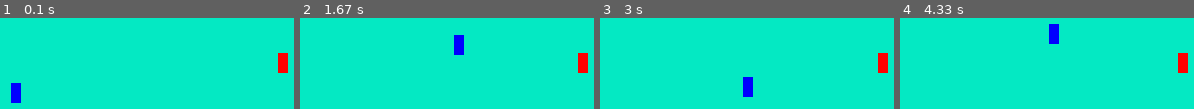
Above: before the commit, frames 1-4 (left to right).
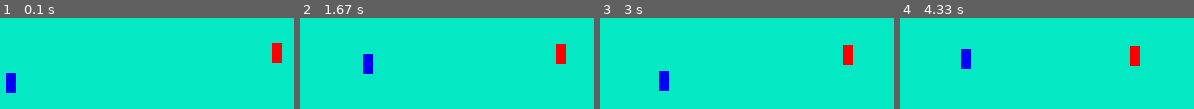
Above: after the commit, the same moments.

Repository: matan515/gameWhitYoval
Game: pygame game, started from main.py
The game is run twice, just before and just after one commit, with the same random seed, the same clock (stepped at 60 frames per second) and the same inputs.
Inputs:
- Up to frame 1 (0.1 s): no input
- Up to frame 2 (1.67 s): hold Space 0.33-0.8 s; hold D 0.33-0.8 s; hold D 0.83-1.3 s; hold W 1.33-1.63 s
- Up to frame 3 (3 s): hold D 1.67-2.13 s; hold A 2.17-2.7 s; hold S from 2.73 s (still down)
- Up to frame 4 (4.33 s): release S at 3.03 s; hold A 3.07-3.47 s; hold W 3.5-3.87 s; hold D from 3.9 s (still down)

The runs differ from the first frame. In frame 1, 2.3% of the frame differs, in the area x 2-98%, y 27-94%; in frame 2, 3.0%, in the area x 21-98%, y 18-62%; in frame 3, 3.0%; in frame 4, 3.0%.

Commit message:
adding update to enemy and working with constants for graphics

Diff:
--- a/Constants.py
+++ b/Constants.py
@@ -1,3 +1,11 @@
 FPS = 60
 WINDOW_WIDTH = 700
 WINDOW_HEIGHT = 300
+class Graphics:
+    BACKGROUND_COLOR = (4, 233, 195)
+    PLAYER_WIDTH = 10
+    PLAYER_HEIGHT = 20
+    PLAYER_COLOR = (0, 0, 255)
+    ENEMY_WIDTH = 10
+    ENEMY_HEIGHT = 20
+    ENEMY_COLOR = (255, 0, 0)
--- a/Enemy.py
+++ b/Enemy.py
@@ -1,6 +1,7 @@
 import Player
 import random
 import Utils.Vector as Vector
+import Constants as Const
 
 
 class Enemy(Player.Player):
@@ -8,21 +9,23 @@
     def __init__(self):
         super().__init__()
         self.pos = Vector.Vector(500, random.randint(50, 250))
-
-    def __str__(self):
-        return str(self.health) + " " + str(self.stamina)
+        self.max_speed = 10
 
     def take_damage(self, damage=100):
         self.health -= damage
 
     def punch(self, player):
         if self.punch_cooldown <= 0:
-            self.punch_cooldown += 120
+            self.punch_cooldown += 5
             player.take_damage()
+            print("Enemy21:  Punching", player.health)
 
     def update(self, player):
-        self.punch_cooldown -= 1
-        self.pos += (player.pos - self.pos).set_distance(min(self.range, (player.pos - self.pos).distance))
+        self.punch_cooldown -= 1/Const.FPS
+        movement = Vector.Vector.from_polar(min(self.max_speed, (player.pos - self.pos).distance) / Const.FPS, (player.pos - self.pos).angle)
+        print("Enemy25: ", (player.pos - self.pos).distance, self.range)
+        if bool(movement):
+            self.pos = self.pos + movement
 
-        if player.pos - self.pos < self.range:
+        if (player.pos - self.pos).distance <= self.range:
             self.punch(player)
--- a/EntityContainer.py
+++ b/EntityContainer.py
@@ -20,8 +20,10 @@
 
         for enemy in self.enemies:
             if enemy.health <= 0:
-                print(str(self.enemies[0]))
-                self.enemies.remove(self.enemies.index(enemy))
+                print("EntityContainer23: ", str(enemy))
+                self.enemies.remove(enemy)
+            else:
+                enemy.update(self.player)
 
     def is_enemies_dead(self):
         if len(self.enemies) == 0:
--- a/Graphics/Graphics.py
+++ b/Graphics/Graphics.py
@@ -1,4 +1,6 @@
+import math
 import pygame as pg
+from Constants import Graphics as GraphicConst
 import Constants as Const
 
 class Graphics:
@@ -6,12 +8,34 @@
         self.win = pg.display.set_mode((Const.WINDOW_WIDTH, Const.WINDOW_HEIGHT))
         pg.display.set_caption("You VS x kids")
 
+    def draw_sector(self, color, center, radius, start_angle, end_angle):
+        temp = pg.Surface((radius * 2, radius * 2), pg.SRCALPHA)
+
+        # draw full circle
+        pg.draw.circle(temp, color, (radius, radius), radius)
+
+        # build mask polygon
+        points = [(radius, radius)]
+
+        for angle in range(start_angle, end_angle + 1):
+            rad = math.radians(angle)
+            x = radius + radius * math.cos(rad)
+            y = radius + radius * math.sin(rad)
+            points.append((x, y))
+
+        # remove outside
+        mask = pg.Surface((radius * 2, radius * 2), pg.SRCALPHA)
+        pg.draw.polygon(mask, (255, 255, 255), points)
+
+        temp.blit(mask, (0, 0), special_flags=pg.BLEND_RGBA_MULT)
+
+        self.win.blit(temp, (center[0] - radius, center[1] - radius))
+
     def update_window(self, game):
-        self.win.fill((4, 233, 195))
+        self.win.fill(GraphicConst.BACKGROUND_COLOR)
 
         # need to change for images
-        pg.draw.rect(self.win, (0, 0, 255), pg.Rect(game.player.pos.x, game.player.pos.y, 10, 20))
+        pg.draw.rect(self.win, (0, 0, 255), pg.Rect(game.player.pos.x - (GraphicConst.PLAYER_WIDTH // 2), game.player.pos.y - (GraphicConst.PLAYER_HEIGHT // 2), GraphicConst.PLAYER_WIDTH, GraphicConst.PLAYER_HEIGHT))
         for enemy in game.enemies:
-            pg.draw.rect(self.win, (255, 0, 0), pg.Rect(enemy.pos.x, enemy.pos.y, 10, 20))
-
+            pg.draw.rect(self.win, (255, 0, 0), pg.Rect(enemy.pos.x - (GraphicConst.ENEMY_WIDTH // 2), enemy.pos.y - (GraphicConst.ENEMY_HEIGHT // 2), GraphicConst.ENEMY_WIDTH, GraphicConst.ENEMY_HEIGHT))
         pg.display.update()
--- a/Player.py
+++ b/Player.py
@@ -6,45 +6,64 @@
 class Player:
 
     def punch(self, enemies):
-        print("PUNCHING")
-        if self.punch_cooldown <= 0 and self.stamina:
-            self.punch_cooldown = 72 - ((Const.FPS * self.stamina) / 100)
-            self.stamina -= 20
+        if self.punch_cooldown <= 0 and self.stamina >= self.punch_cost:
+            self.punch_cooldown = (6 - 5 * (self.stamina / 100))
+            print("Player11: PUNCHING", self.punch_cooldown)
+            self.stamina -= self.punch_cost
+            print("Player13: ", self)
             for enemy in enemies:
-                if (enemy.pos - self.pos).distance <= self.range and abs((enemy.pos - self.pos).angle) <= self.range_angle:
+                print("Player15: ", enemy)
+                if (enemy.pos - self.pos).distance <= self.range and abs((enemy.pos - self.pos).angle - self.direction) <= self.range_angle:
                     enemy.take_damage()
 
     def __init__(self):
-        self.health = 100
-        self.stamina = 100
-        self.max_health = 100
-        self.max_stamina = 100
-        self.pos = Vector.Vector(Const.WINDOW_WIDTH / 3, Const.WINDOW_HEIGHT / 2)
-        self.range = 10
-        self.range_angle = 45
-        self.direction = Vector.Vector.from_polar(1, 0)
-        self.punch_cooldown = 0 #in frames
-        self.keys = pygame.key.get_pressed()
+        self.max_health = 10
+        self.health = self.max_health
+        self.stamina = 0
+        self.stamina_regeneration = 2 #stamina per second
+        self.punch_cost = 20 #stamina
+        self.health_regeneration = 0.1 #health per second when stamina is full
+        self.max_stamina = 20
+        self.pos = Vector.Vector(Const.WINDOW_WIDTH / 3, Const.WINDOW_HEIGHT / 2) #pixels
+        self.range = 15 #pixels
+        self.range_angle = 45 #degrees
+        self.direction = 0
+        self.punch_cooldown = 0 #seconds
+        self.max_speed = self.max_stamina #pixel per second
 
     def take_damage(self, damage=5):
         self.health -= damage
 
     def move(self, enemies):
-        distance = self.stamina / 60
+        distance = (self.max_speed * self.stamina) / (self.max_stamina * Const.FPS)
         #movement = (D-A, S-W)
         movement = Vector.Vector(int(pgUtils.PygameUtils.is_key_held(pygame.K_d)) - int(pgUtils.PygameUtils.is_key_held(pygame.K_a)), int(pgUtils.PygameUtils.is_key_held(pygame.K_s)) - int(pgUtils.PygameUtils.is_key_held(pygame.K_w)))
         if bool(movement):
             movement.set_distance(distance)
+            self.direction = movement.angle
             self.pos += movement
-        print(pgUtils.PygameUtils.is_key_pressed(pygame.K_SPACE))
         if pgUtils.PygameUtils.is_key_pressed(pygame.K_SPACE):
             self.punch(enemies)
 
     def update(self, enemies):
-        self.punch_cooldown -= 1
-        self.stamina += 0.5
+        self.punch_cooldown -= 1/Const.FPS
+        self.stamina += self.stamina_regeneration/Const.FPS
         if self.stamina > self.max_stamina:
             self.stamina = self.max_stamina
-            self.health = min(self.health + 0.1, self.max_health)
+            self.health = min(self.health + self.health_regeneration/Const.FPS, self.max_health)
         self.move(enemies)
-        print(self.pos, self.health, self.stamina)
+
+    def __str__(self):
+        name = "max health: " + str(self.max_health)
+        name += " health: " + str(self.health)
+        name += " stamina: " + str(self.stamina)
+        name += " stamina regeneration: " + str(self.stamina_regeneration)
+        name += " punch cost: " + str(self.punch_cost)
+        name += " health regeneration: " + str(self.health_regeneration)
+        name += " max stamina: " + str(self.max_stamina)
+        name += " pos: " + str(self.pos)
+        name += " range: " + str(self.range)
+        name += " range angle: " + str(self.range_angle)
+        name += " direction: " + str(self.direction)
+        name += " punch cooldown: " + str(self.punch_cooldown)
+        return name
--- a/Utils/Vector.py
+++ b/Utils/Vector.py
@@ -20,7 +20,7 @@
         return Vector(self.x - other.x, self.y - other.y)
 
     def __str__(self):
-        return str(self.x) + " " + str(self.y)
+        return "x: " + str(self.x) + " y: " + str(self.y) + " distance: " + str(self.distance) + " angle: " + str(self.angle)
 
     def __bool__(self):
         return bool(self.distance)
--- a/main.py
+++ b/main.py
@@ -9,6 +9,7 @@
 import Utils.PygameUtils as pgUtils
 
 game = EntityContainer.EntityContainer()
+game.start_level()
 last_time = time.time()
 run = True
 while run:
@@ -21,8 +22,9 @@
             if event.key == pg.K_ESCAPE:
                 run = False
     if game.is_enemies_dead():
+        game.set_level(game.level + 1)
         game.start_level()
-        print("level up to: ", game.level)
+        print("main27: level up to: ", game.level)
 
     pgUtils.PygameUtils.update()
     game.update()
